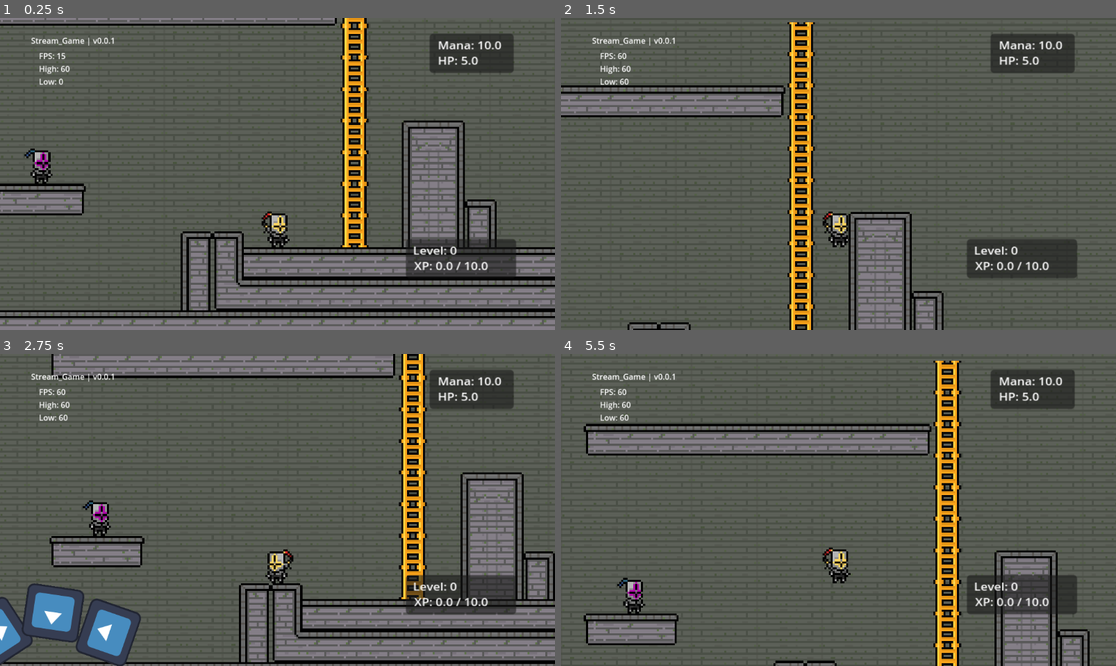
Above: before the commit, frames 1-4 (two rows, left to right).
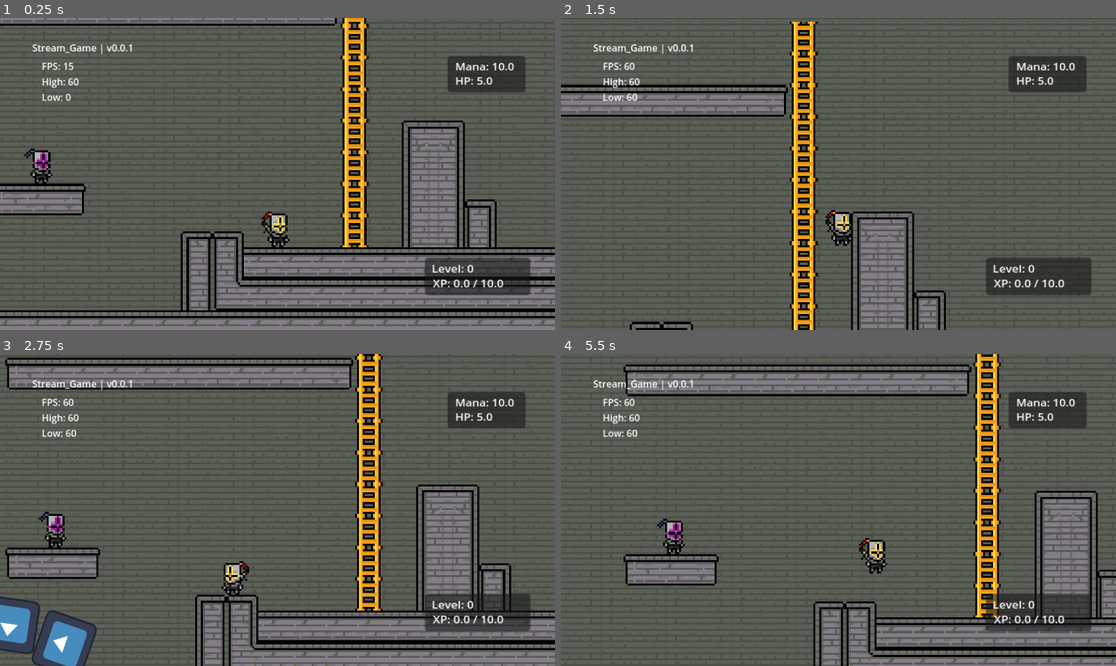
Above: after the commit, the same moments.

Repository: Schweem/CycleTwo
Game: Godot game, scene res://scenes/world_test.tscn
The game is run twice, just before and just after one commit, with the same random seed, the same clock (stepped at 60 frames per second) and the same inputs. The engine's default icon, where the game draws it, is replaced by a stand-in: a white triangle on a blue panel in a dark square.
Inputs (mouse positions are in pixels of both pictures, inside the frame that each line leads up to):
- Up to frame 1 (0.25 s): no input
- Up to frame 2 (1.5 s): tap Enter at 0.5 s; move the mouse to (960, 158) at 0.52 s; hold Right (right) from 0.53 s (still down); tap C (interact) at 0.6 s; tap Space (jump) at 0.77, 0.8, 1.07, 1.35 s; move the mouse to (727, 189) at 1.27 s
- Up to frame 3 (2.75 s): tap Space (jump) at 1.52, 1.82, 2.3 s; tap C (interact) at 1.55 s; move the mouse to (333, 441) at 2.02 s; release Right (right) at 2.03 s; hold Left (left) from 2.03 s (still down); click (333, 441) at 2.1 s
- Up to frame 4 (5.5 s): move the mouse to (810, 572) at 2.77 s; release Left (left) at 2.78 s; hold Right (right) 2.78-4.28 s; tap X (draw) at 2.85 s; tap Space (jump) at 3.02, 3.32, 3.77, 3.8, 4.07, 4.52, 4.82, 5.3 s; tap C (interact) at 3.05, 3.6, 4.55, 5.1 s; move the mouse to (1005, 556) at 3.52 s; move the mouse to (672, 463) at 4.27 s; hold Left (left) 4.28-5.03 s; tap R at 4.35 s; move the mouse to (866, 510) at 5.02 s; hold Right (right) from 5.03 s (still down)

The runs differ from the first frame. In frame 1, 5.5% of the frame differs, in the area x 0-100%, y 0-98%; in frame 2, 14%; in frame 3, 36%, in the area x 0-100%, y 0-100%; in frame 4, 34%.

Commit message:
last commit for the night

Diff:
--- a/prefabs/player_character.tscn
+++ b/prefabs/player_character.tscn
@@ -7,8 +7,11 @@
 [ext_resource type="PackedScene" uid="uid://bc343nmadfwd5" path="res://prefabs/ui_controller.tscn" id="3_yenwa"]
 [ext_resource type="PackedScene" uid="uid://wyixcnyvwf2y" path="res://prefabs/stat_controller.tscn" id="4_ghbl2"]
 
+[sub_resource type="CircleShape2D" id="CircleShape2D_yenwa"]
+radius = 5.0
+
 [sub_resource type="RectangleShape2D" id="RectangleShape2D_puv4i"]
-size = Vector2(10, 17)
+size = Vector2(8, 14)
 
 [sub_resource type="AtlasTexture" id="AtlasTexture_yenwa"]
 atlas = ExtResource("3_dwetx")
@@ -53,12 +56,19 @@
 [node name="Camera2D" type="Camera2D" parent="."]
 position = Vector2(0, -28)
 zoom = Vector2(4.1, 4.1)
+position_smoothing_enabled = true
 script = ExtResource("2_yenwa")
 
-[node name="uiMananger" parent="Camera2D" instance=ExtResource("3_yenwa")]
+[node name="uiMananger" parent="." instance=ExtResource("3_yenwa")]
+offset_top = -101.0
+offset_bottom = 45.0
+
+[node name="CollisionShape2D" type="CollisionShape2D" parent="."]
+position = Vector2(0, -4)
+shape = SubResource("CircleShape2D_yenwa")
 
 [node name="boxCollider" type="CollisionShape2D" parent="."]
-position = Vector2(0, 0.5)
+position = Vector2(0, 2)
 shape = SubResource("RectangleShape2D_puv4i")
 
 [node name="Sprite2D" type="AnimatedSprite2D" parent="."]
--- a/prefabs/ui_controller.tscn
+++ b/prefabs/ui_controller.tscn
@@ -12,15 +12,16 @@
 offset_bottom = 73.0
 script = ExtResource("1_lojgo")
 
-[node name="interaction_pannel" type="Panel" parent="."]
-layout_mode = 0
-offset_left = 122.0
-offset_top = 74.0
-offset_right = 170.0
-offset_bottom = 96.0
-scale = Vector2(0.599999, 0.599999)
+[node name="CanvasLayer" type="CanvasLayer" parent="."]
 
-[node name="pressE" type="Label" parent="interaction_pannel"]
+[node name="interaction_pannel" type="Panel" parent="CanvasLayer"]
+offset_left = 628.0
+offset_top = 388.0
+offset_right = 676.0
+offset_bottom = 410.0
+scale = Vector2(1.76, 1.76)
+
+[node name="pressE" type="Label" parent="CanvasLayer/interaction_pannel"]
 layout_mode = 0
 offset_left = 3.33333
 offset_top = 5.00001
@@ -30,15 +31,14 @@
 theme_override_font_sizes/font_size = 16
 text = "Press 'E'"
 
-[node name="main_pannel" type="Panel" parent="."]
-layout_mode = 0
-offset_left = 211.0
-offset_top = 2.0
-offset_right = 282.0
-offset_bottom = 35.0
-scale = Vector2(0.599999, 0.599999)
+[node name="main_pannel" type="Panel" parent="CanvasLayer"]
+offset_left = 929.0
+offset_top = 79.0
+offset_right = 1000.0
+offset_bottom = 112.0
+scale = Vector2(2.28, 2.28)
 
-[node name="manaLabel" type="Label" parent="main_pannel"]
+[node name="manaLabel" type="Label" parent="CanvasLayer/main_pannel"]
 layout_mode = 0
 offset_left = 7.0
 offset_top = 3.0
@@ -47,7 +47,7 @@
 scale = Vector2(0.639999, 0.559999)
 text = "MANA: 10"
 
-[node name="healthLabel" type="Label" parent="main_pannel"]
+[node name="healthLabel" type="Label" parent="CanvasLayer/main_pannel"]
 layout_mode = 0
 offset_left = 7.0
 offset_top = 16.0
@@ -56,15 +56,14 @@
 scale = Vector2(0.639999, 0.559999)
 text = "HP: 5"
 
-[node name="level_pannel" type="Panel" parent="."]
-layout_mode = 0
-offset_left = 199.0
-offset_top = 106.0
-offset_right = 292.0
-offset_bottom = 139.0
-scale = Vector2(0.599999, 0.599999)
+[node name="level_pannel" type="Panel" parent="CanvasLayer"]
+offset_left = 882.0
+offset_top = 498.0
+offset_right = 975.0
+offset_bottom = 531.0
+scale = Vector2(2.35364, 2.35364)
 
-[node name="xpLabel" type="Label" parent="level_pannel"]
+[node name="xpLabel" type="Label" parent="CanvasLayer/level_pannel"]
 layout_mode = 0
 offset_left = 7.0
 offset_top = 16.0
@@ -74,7 +73,7 @@
 theme_override_font_sizes/font_size = 16
 text = "XP: 0"
 
-[node name="levelLabel" type="Label" parent="level_pannel"]
+[node name="levelLabel" type="Label" parent="CanvasLayer/level_pannel"]
 layout_mode = 0
 offset_left = 6.0
 offset_top = 3.0
--- a/scenes/world_test.tscn
+++ b/scenes/world_test.tscn
@@ -80,9 +80,11 @@
 z_index = 2
 position = Vector2(577, 343)
 
-[node name="gameManager" parent="playerCharacter" instance=ExtResource("4_63fu1")]
-position = Vector2(-130, -101)
-scale = Vector2(0.25, 0.25)
+[node name="CanvasLayer" type="CanvasLayer" parent="playerCharacter"]
+
+[node name="gameManager" parent="playerCharacter/CanvasLayer" instance=ExtResource("4_63fu1")]
+position = Vector2(41, 35)
+scale = Vector2(1.23476, 1.23476)
 
 [node name="cannon" type="Node2D" parent="."]
 position = Vector2(206, 240)
--- a/scripts/player_controller.gd
+++ b/scripts/player_controller.gd
@@ -38,7 +38,7 @@
 @onready var swordPosition : float = sword.swordPosition
 @onready var playerStats : Node2D = $statController
 
-@onready var uiController = $Camera2D/uiMananger
+@onready var uiController = $uiMananger
 
 func _physics_process(delta: float) -> void:
 	# basic floor checks
@@ -157,6 +157,9 @@
 			velocity = Vector2(-600, JUMP_SPEED * 0.8) * _delta
 			walljump = true
 
+	if Input.is_action_just_pressed("jump") and (is_climbing == true):
+		is_climbing = false
+
 	# variable jump height
 	if !is_on_floor():
 		if Input.is_action_just_released("jump") and (jumpCancelled == false):
--- a/scripts/uiController.gd
+++ b/scripts/uiController.gd
@@ -1,13 +1,13 @@
 extends Control
 
-@onready var xpLabel : Label = $level_pannel/xpLabel
-@onready var levelLabel : Label = $level_pannel/levelLabel
+@onready var xpLabel : Label = $CanvasLayer/level_pannel/xpLabel
+@onready var levelLabel : Label = $CanvasLayer/level_pannel/levelLabel
 
-@onready var manaLabel : Label = $main_pannel/manaLabel
-@onready var healthLabel : Label = $main_pannel/healthLabel
+@onready var manaLabel : Label = $CanvasLayer/main_pannel/manaLabel
+@onready var healthLabel : Label = $CanvasLayer/main_pannel/healthLabel
 
-@onready var interaction_pannel : Panel = $interaction_pannel
-@onready var interaction_text : Label = $interaction_pannel/pressE
+@onready var interaction_pannel : Panel = $CanvasLayer/interaction_pannel
+@onready var interaction_text : Label = $CanvasLayer/interaction_pannel/pressE
 
 @onready var statController : Node2D = get_tree().get_first_node_in_group("statCon")
 
Not shown: 1 places in prefabs/player_character.tscn that only renumber resources
